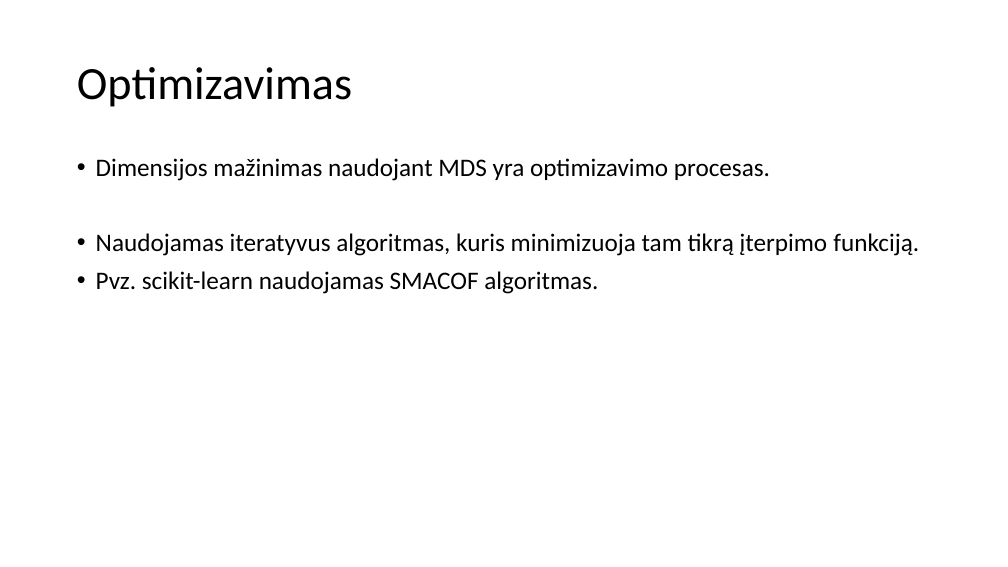
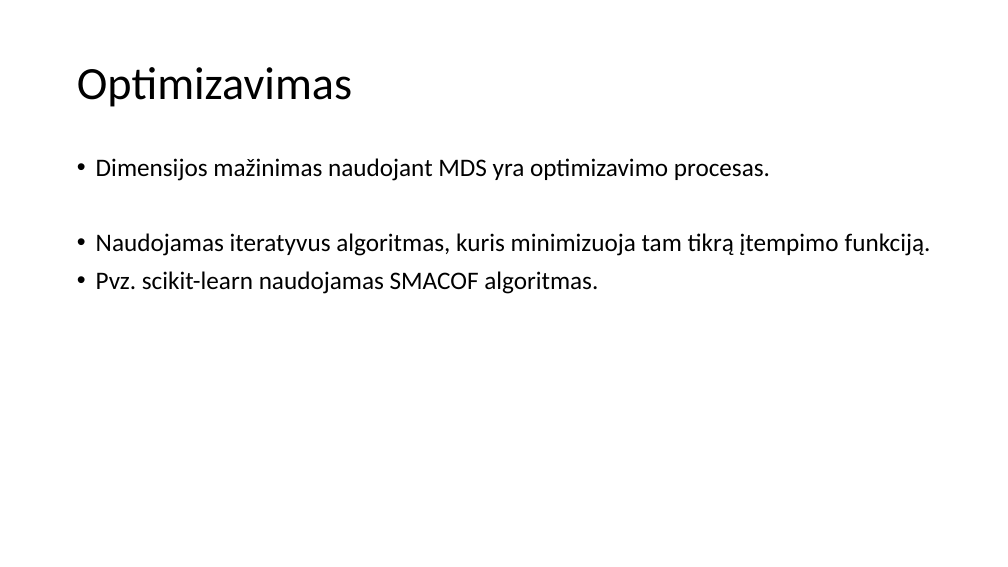
Before and after one commit to dovmar/PDVS, a slide deck: slide 17 of MDS/MDS_pristatymas.pptx. Drawn at 1008x567 pixels with LibreOffice and Linux fonts; fonts in the diff are those of the drawing. Boxes give left, top, right and bottom in pixels: in the first picture for what was removed or moved away, otherwise in the second. Text is boxed around its words. In the diff, an @@ line names an element or a change of style, - is before the commit and + after.

```diff
--- a/MDS/MDS_pristatymas.pptx
+++ b/MDS/MDS_pristatymas.pptx
@@ text at (x1=96, y1=233, x2=931, y2=256): text changed @@
-• Naudojamas iteratyvus algoritmas, kuris minimizuoja tam tikrą įterpimo funkciją.
+• Naudojamas iteratyvus algoritmas, kuris minimizuoja tam tikrą įtempimo funkciją.
```
Also in this commit, not shown: 7 other slides changed, 2 other files.
